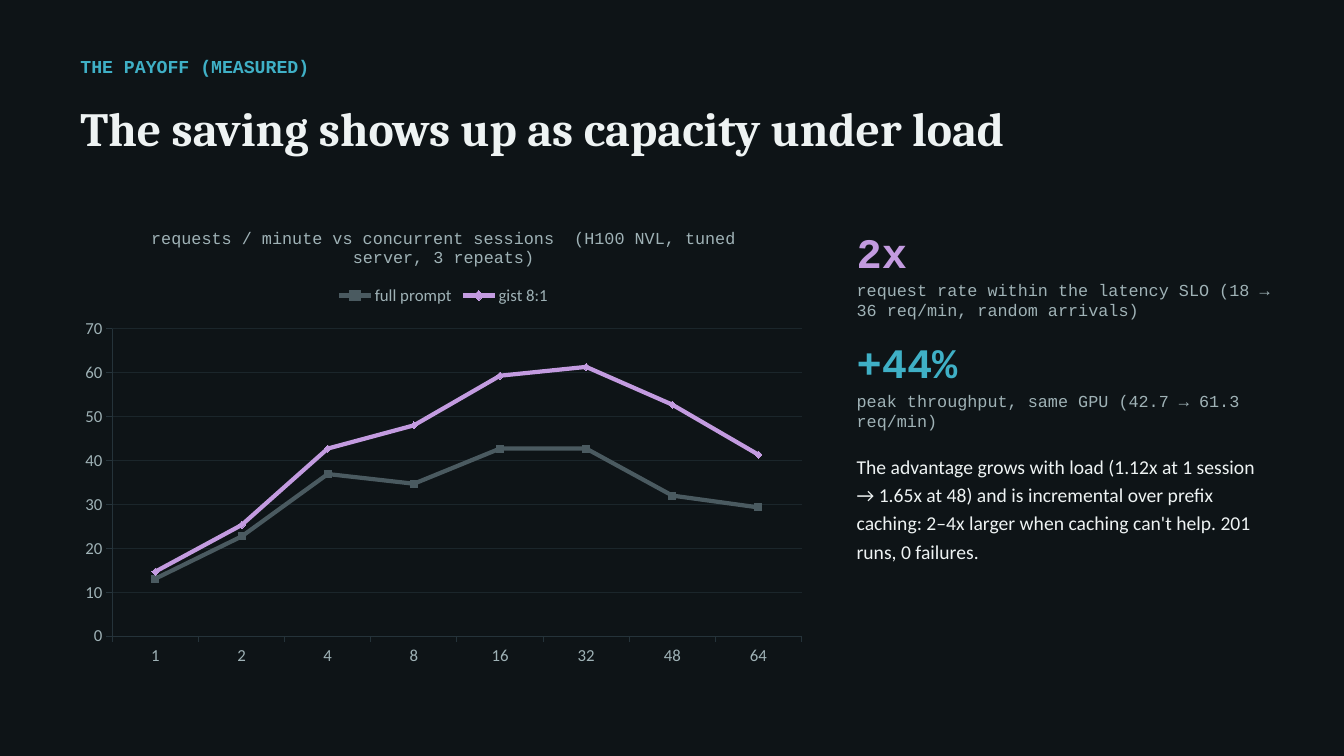
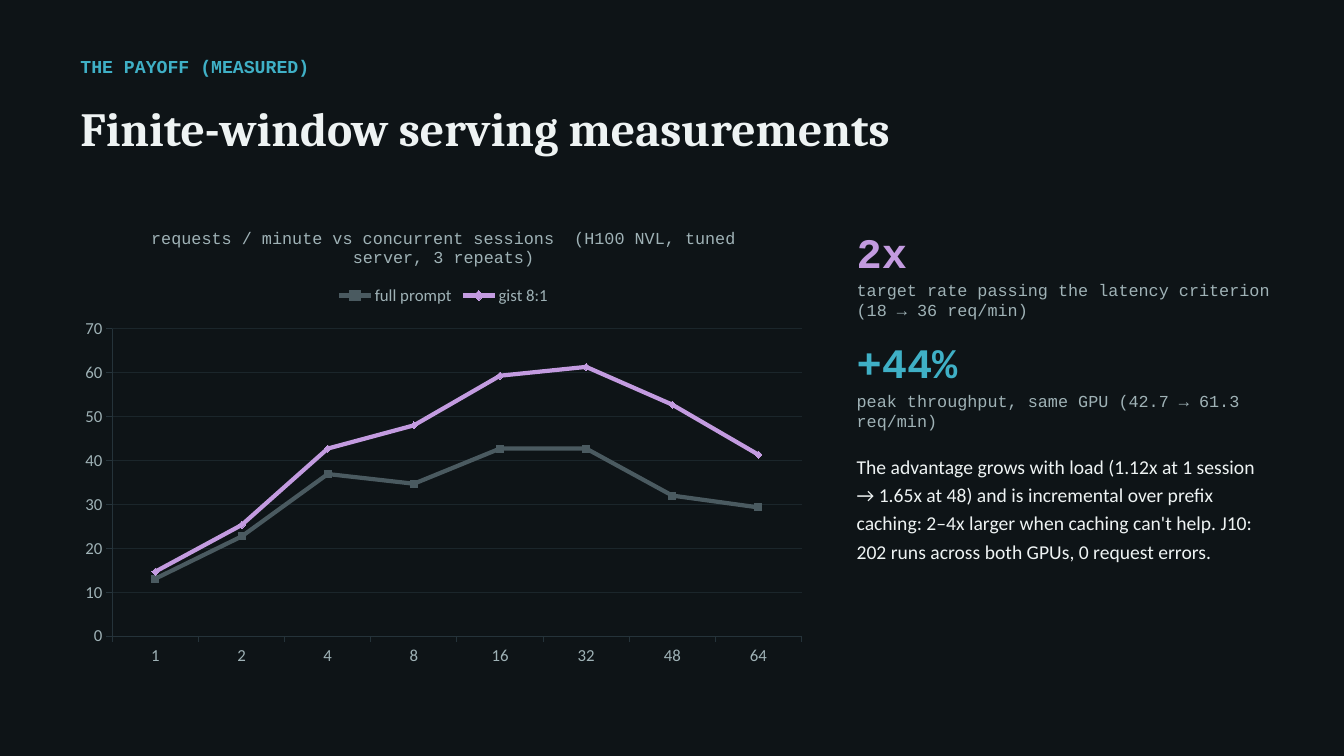
Before and after one commit to arunmenon/gisting-coding-agent, a slide deck: slide 7 of Gisting-CTO-deck.pptx. Drawn at 1344x756 pixels with LibreOffice and Linux fonts; fonts in the diff are those of the drawing. Boxes give left, top, right and bottom in pixels: in the first picture for what was removed or moved away, otherwise in the second. Text is boxed around its words. In the diff, an @@ line names an element or a change of style, - is before the commit and + after.

```diff
--- a/Gisting-CTO-deck.pptx
+++ b/Gisting-CTO-deck.pptx
@@ text at [80,113,890,156]: text changed @@
-The saving shows up as capacity under load
+Finite-window serving measurements
@@ text at [857,284,1270,320]: text changed @@
-request rate within the latency SLO (18 → 36 req/min, random arrivals)
+target rate passing the latency criterion (18 → 36 req/min)
@@ text at [857,460,1255,562]: text changed @@
-The advantage grows with load (1.12x at 1 session → 1.65x at 48) and is incremental over prefix caching: 2–4x larger when caching can't help. 201 runs, 0 failures.
+The advantage grows with load (1.12x at 1 session → 1.65x at 48) and is incremental over prefix caching: 2–4x larger when caching can't help. J10: 202 runs across both GPUs, 0 request errors.
```
Also in this commit, not shown: 7 other slides changed, 16 other files.
